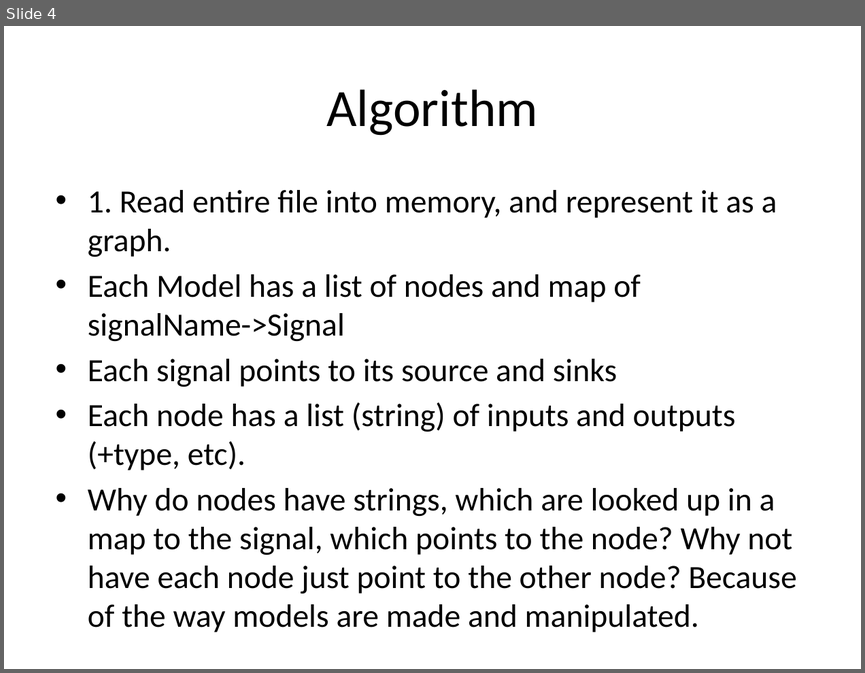
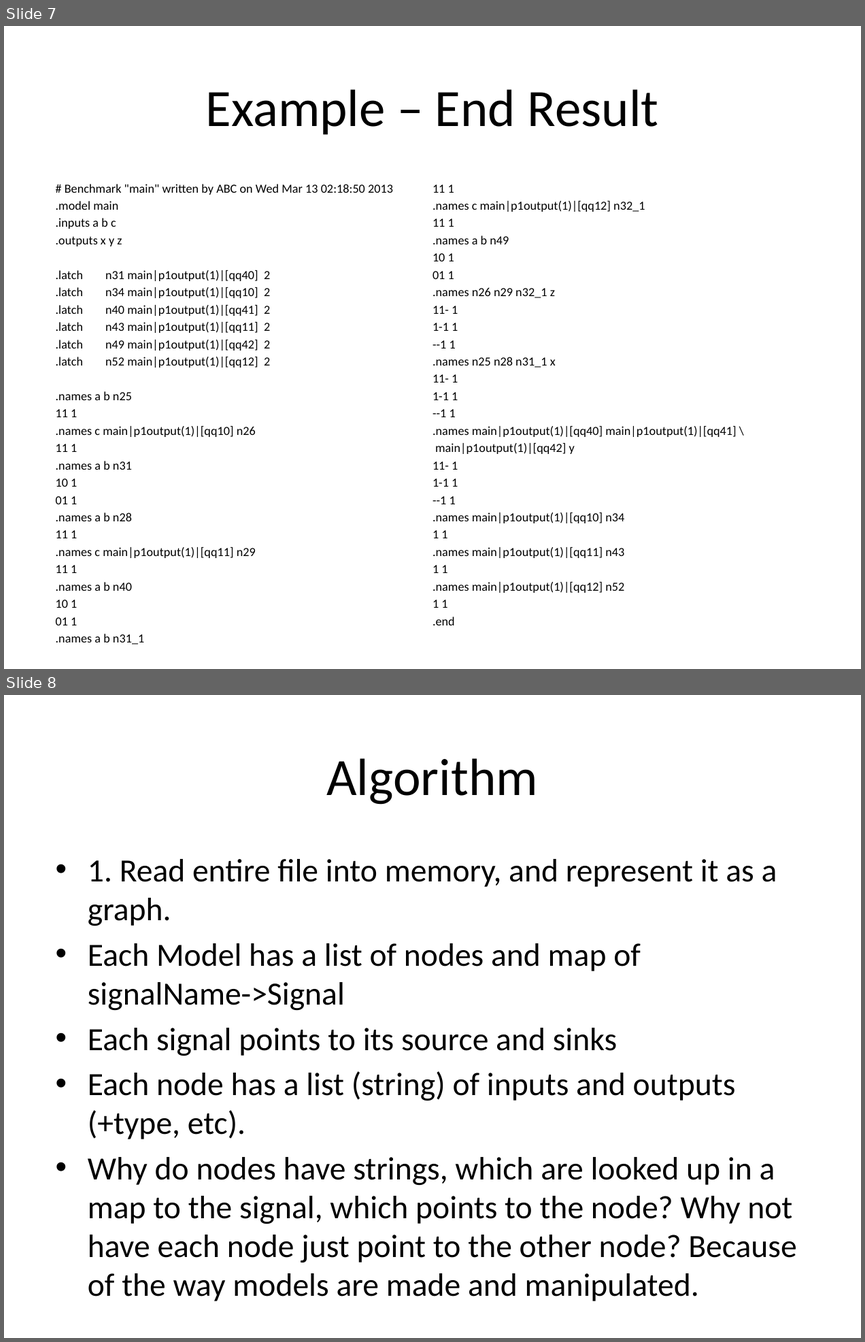
Before and after one commit to Jemima/ths, a slide deck: Partitioning Algorithm and Initial Results.pptx. Shown one above the other, each under a label of ours: slide 4 before the commit, slides 7 and 8 after it. The pictures are 865x673 and 865x1342 pixels, drawn with LibreOffice and Linux fonts; fonts in the diff are those of the drawing. Boxes give left, top, right and bottom in pixels: in the first picture for what was removed or moved away, otherwise in the second. Text is boxed around its words. In the diff, an @@ line names an element or a change of style, - is before the commit and + after.

```diff
--- a/Partitioning Algorithm and Initial Results.pptx
+++ b/Partitioning Algorithm and Initial Results.pptx
@@ slide 7 added at <box>4,26,861,669</box>, background #FFFFFF @@
@@ title added at <box>206,89,659,135</box>, 44 pt, text #000000 @@
+Example – End Result
@@ text added at <box>56,184,736,607</box>, 10.4 pt, text #000000 @@
+# Benchmark "main" written by ABC on Wed Mar 13 02:18:50 2013
+.model main
+.inputs a b c
+.outputs x y z
+.latch n31 main|p1output(1)|[qq40] 2
+.latch n34 main|p1output(1)|[qq10] 2
+.latch n40 main|p1output(1)|[qq41] 2
+.latch n43 main|p1output(1)|[qq11] 2
+.latch n49 main|p1output(1)|[qq42] 2
+.latch n52 main|p1output(1)|[qq12] 2
+.names a b n25
+11 1
+.names c main|p1output(1)|[qq10] n26
+11 1
+.names a b n31
+10 1
+01 1
+.names a b n28
+11 1
+.names c main|p1output(1)|[qq11] n29
+11 1
+.names a b n40
+10 1
+01 1
+.names a b n31_1
+11 1
+.names c main|p1output(1)|[qq12] n32_1
+11 1
+.names a b n49
+10 1
+01 1
+.names n26 n29 n32_1 z
+11- 1
+1-1 1
+--1 1
+.names n25 n28 n31_1 x
+11- 1
+1-1 1
+--1 1
+.names main|p1output(1)|[qq40] main|p1output(1)|[qq41] \
+main|p1output(1)|[qq42] y
+11- 1
+1-1 1
+--1 1
+.names main|p1output(1)|[qq10] n34
+1 1
+.names main|p1output(1)|[qq11] n43
+1 1
+.names main|p1output(1)|[qq12] n52
+1 1
+.end
@@ what was slide 4 is now slide 8 @@
```
Also in this commit, not shown: 1 slide changed, 3 other slides added, 12 other files.
